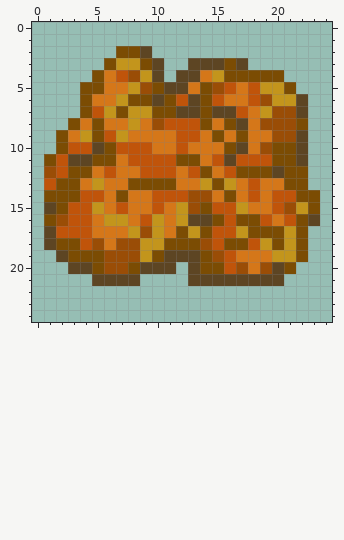
A pixel-art sprite gets an edit: images/clay.png. That is the earlier state.
The file is 25x25 pixels. Colours within 5 levels of each other are drawn and written as one.
New version:
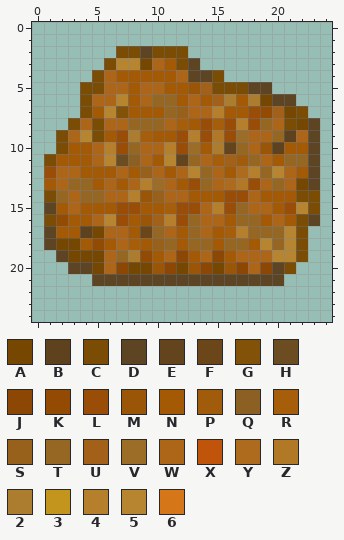
Palette (. is transparent): A #754700  B #5e421d  C #7b4c03  D #5d4523  E #64441c  F #6b4618  G #815208  H #6c4d21  J #8d4704  K #934b03  L #9a4d06  M #9a5507  N #a45904  P #a05c0b  Q #8b6022  R #a65e0a  S #97611b  T #966723  U #a26019  V #9b6d26  W #ad6518  X #c0540a  Y #af6b1d  Z #b17825  2 #ac7d2e  3 #c3951c  4 #b67f2c  5 #b78530  6 #d57719
What changed:
Changed rows in their new state; - is an unchanged pixel.
first column x 1:
 2 ---------CCC-----------
 3 ------55AWNC-....------
 4 -----WNNNNNW-DC.....---
 5 -----WWNWWNNMUCCCDD..--
 6 ----WW5NWTTNWNU2N2ADD.-
 7 ----N5GNNNTSWW4NNLKUAC-
 8 ---W-WWTTTWRNLRL4LTWCAD
 9 --W5-NL2RNNL4LZLVWWTBWD
10 --NNW4LTWW4LVN2ETWMBNND
11 -NNNW5HQWN5ETWRUPTWNTTD
12 -WWNNNWNSWNW5TWNY4T5WND
13 NWTTNWNW4VWNLTWYZLWTWAD
14 -TWTTWW4MSWWNNNLLWNNN--
15 -NWNNNLLNNRL-W4LTWWN-5-
16 -KNNW5LNMU4LTWWNTTNWN--
17 -NNBAWWNFTWNTWNR4TTT5--
18 -AANKNWRNSTNTTNTTN5T5--
19 --AAAWT2KNWJNWJNWWW55--
20 ----AWJAAMJAMJAMJWJ----
21 --------DDDD-----------
Changed places in both pictures, as pixel boxes (x1, y1, x2, y2):
changed: (44, 46, 320, 286)
